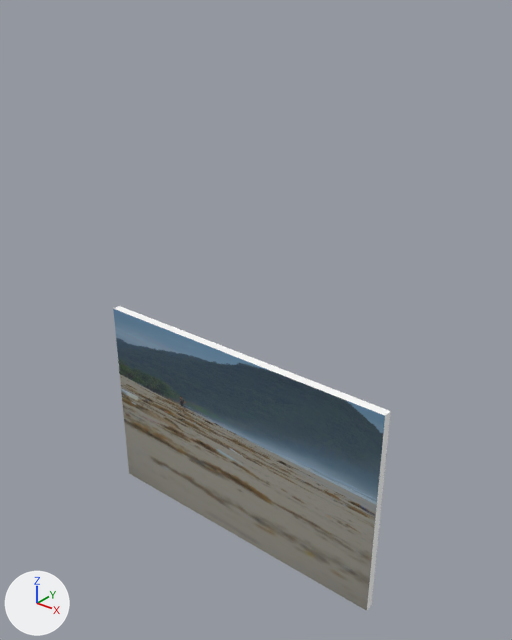
Before and after pictures for a commit that changed the glTF model public_models/artwork.glb.
Both versions are drawn from a 50 mm camera at (0.878, -1.01, 3.979) aimed at (0.035, 0.044, 3.326). Every picture has the same lights, and +X, +Y and +Z are marked at lower left. The picture after the commit comes second. Vertices at exactly the same position are counted once.

The scene before the commit, as lines of its bpy script (objects in view):
```python
me_plane = bpy.data.meshes.new('Plane')
me_plane.from_pydata(...)  # 8 vertices, 12 faces; spans x -0.375..0.375, y 0.0..0.02, z 2.751..3.249
# faces by material slot: [2, 10]
me_plane.materials.append(mat_frontart)  # picture img_artwork
me_plane.materials.append(mat_sidemat)  # white #ffffff
# before: 2 (-0.375, 0.0, 3.249) at pixel (113, 308), 3 (0.375, 0.0, 3.249) at pixel (385, 415), 6 (-0.375, 0.02, 3.249) at pixel (119, 305), 7 (0.375, 0.02, 3.249) at pixel (390, 411)
ob_artpanel = bpy.data.objects.new('ArtPanel', me_plane)
ob_artpanel.location = (0.0, 0.0, 0.0)
```
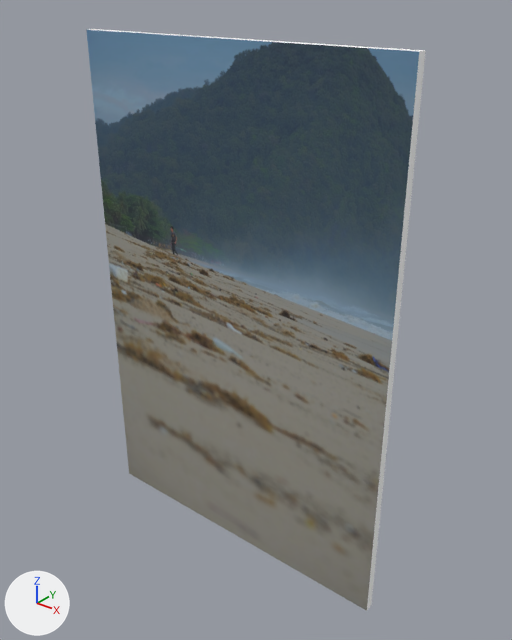
The newer file is also turned or shifted as a whole; pictures and numbers use the older file's frame.

The change, as a diff of the scene's bpy script:
```diff
--- a/public_models/artwork.glb.py
+++ b/public_models/artwork.glb.py
@@ me_plane @@
 # used by ob_artpanel; location = (0.0, 0.0, 0.0)
-me_plane.from_pydata(...)  # 8 vertices, 12 faces; spans x -0.375..0.375, y 0.0..0.02, z 2.751..3.249
+me_plane.from_pydata(...)  # 8 vertices, 12 faces; spans x -0.375..0.375, y 0.0..0.02, z 2.751..3.88
+# me_plane part 1
+for i in [2, 3, 6, 7]: me_plane.vertices[i].co += Vector((0.0, 0.0, 0.63))
 me_plane.materials.append(mat_frontart)
```

Boxes (x1, y1, x2, y2) around the edits, measured in the pictures (512 x 640 px):
'ArtPanel', reshaped (23% wider, 91% taller): before (113, 306, 390, 611); after (86, 29, 426, 611)
